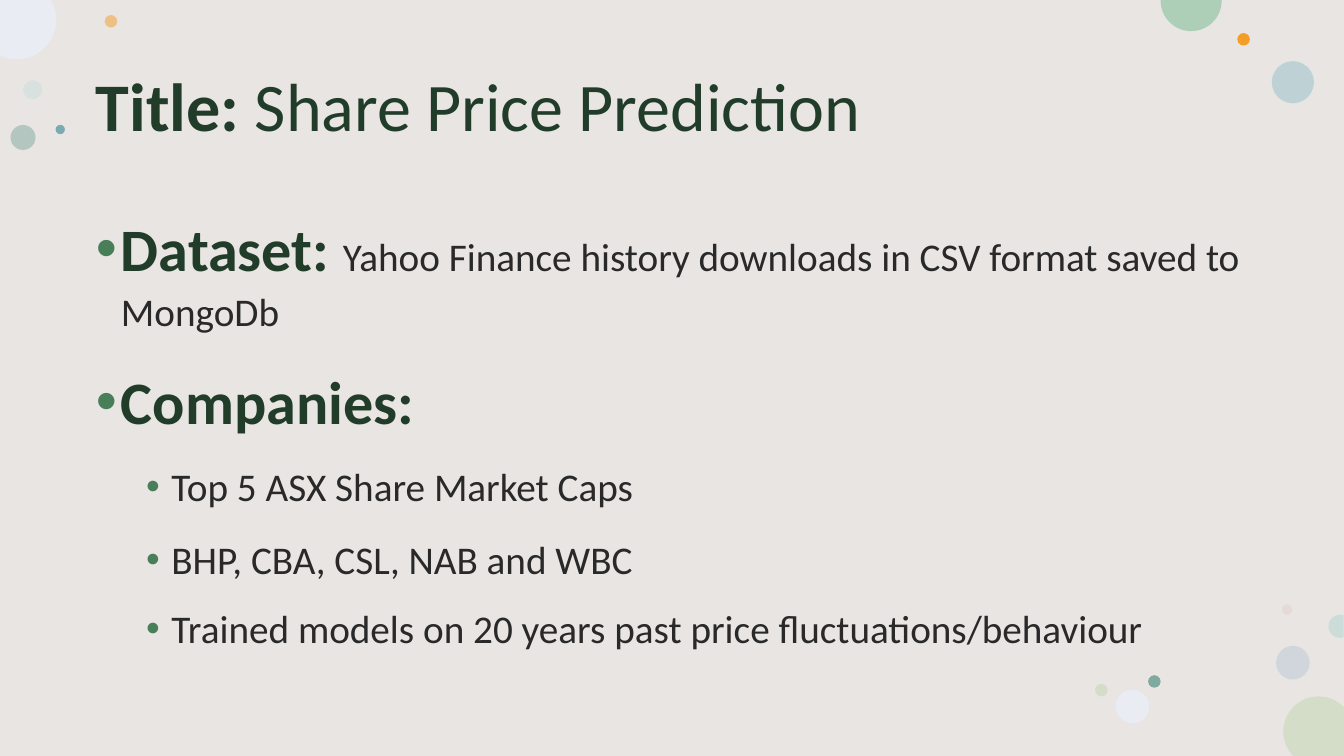
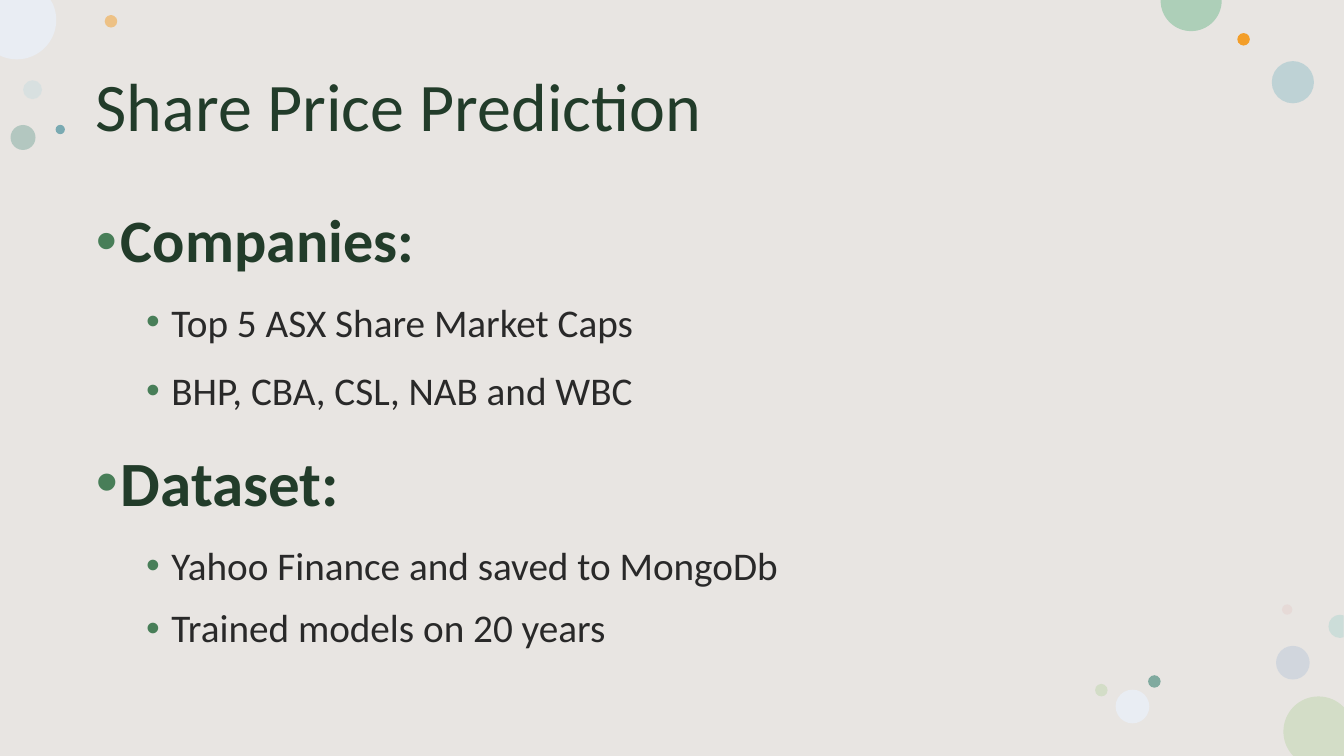
Before and after one commit to antoinetteboyle/Demystifying-ML, a slide deck: slide 2 of MACHINE LEARNING.pptx. Drawn at 1344x756 pixels with LibreOffice and Linux fonts; fonts in the diff are those of the drawing. Boxes give left, top, right and bottom in pixels: in the first picture for what was removed or moved away, otherwise in the second. Text is boxed around its words. In the diff, an @@ line names an element or a change of style, - is before the commit and + after.

Commit message:
changed last 60 days to mongodb

```diff
--- a/MACHINE LEARNING.pptx
+++ b/MACHINE LEARNING.pptx
@@ title at [96,83,701,132]: text changed @@
-Title: Share Price Prediction
+Share Price Prediction
@@ text at [121,232,1239,333]: paragraph removed @@
-• Dataset: Yahoo Finance history downloads in CSV format saved to MongoDb
@@ text at [121,219,633,410]: line spacing 1.07 to 0.97; line spacing 1.17 to 1.07 @@
@@ text at [121,465,778,649]: text changed @@
-  • Trained models on 20 years past price fluctuations/behaviour
+• Dataset:
+  • Yahoo Finance and saved to MongoDb
+  • Trained models on 20 years
```
Also in this commit, not shown: 2 other slides changed, 22 other files.
